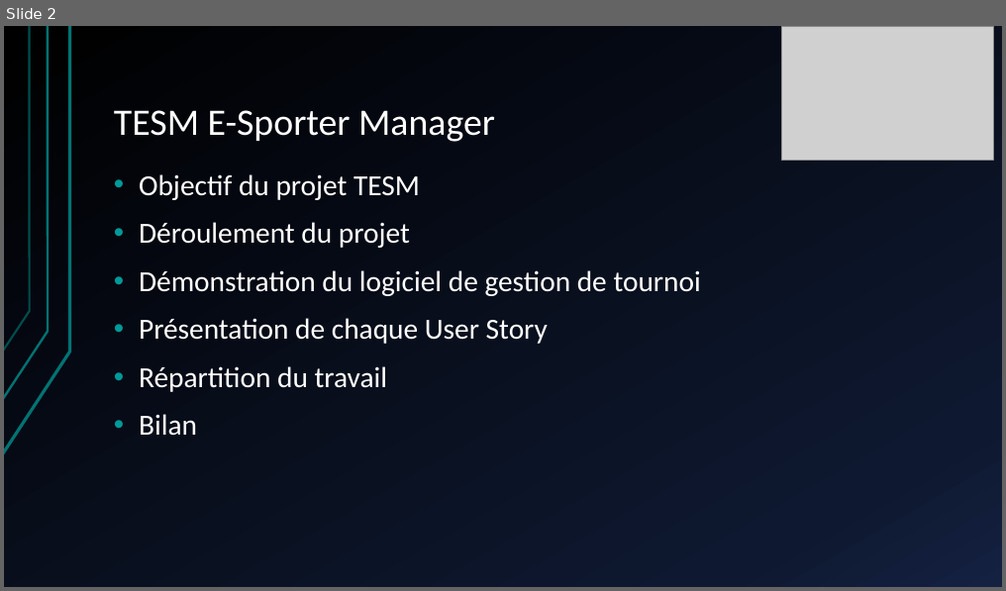
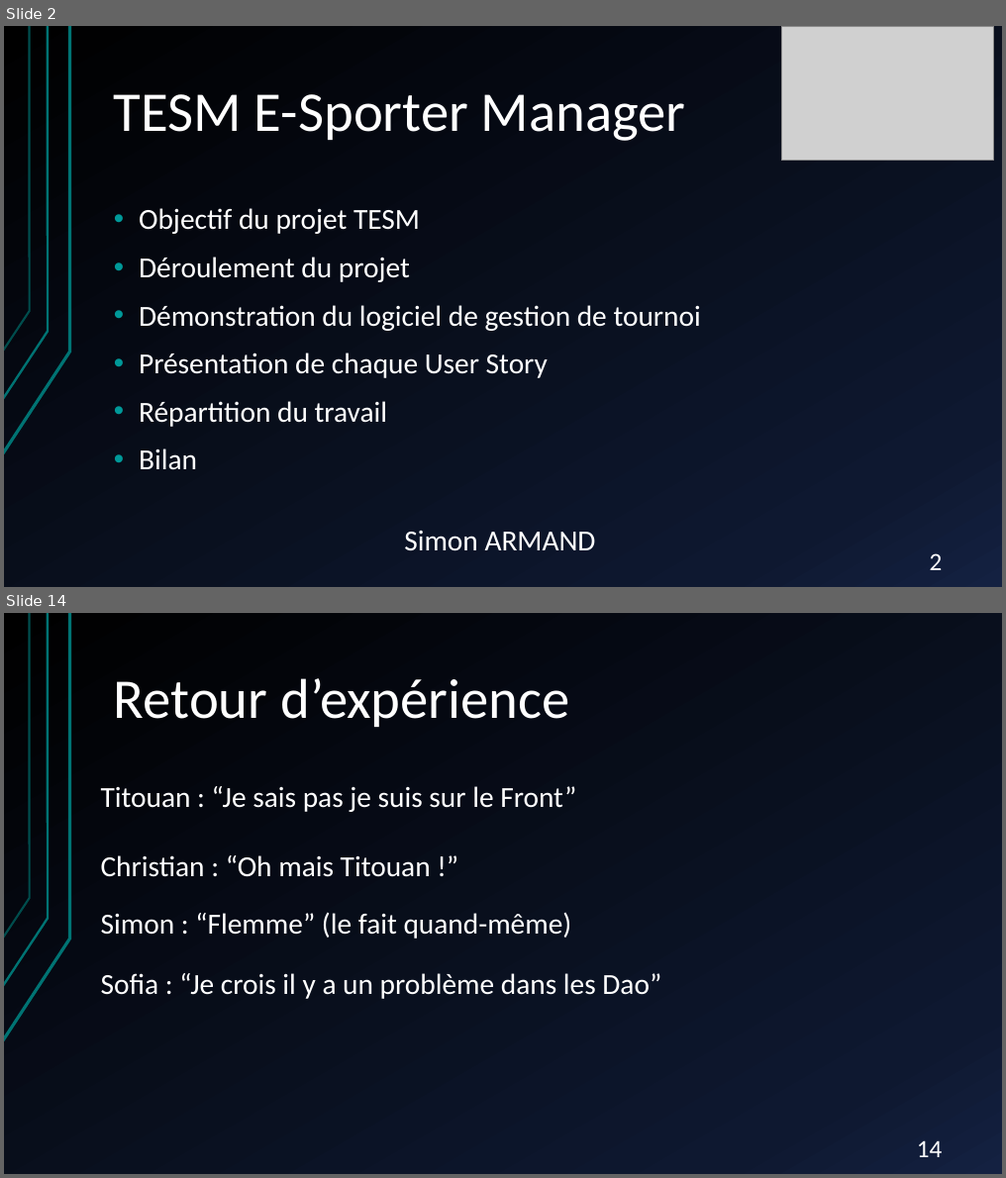
Before and after one commit to gamingdy/tesm-esport-manager, a slide deck: TESM E-Sporter Manager.pptx. Shown one above the other, each under a label of ours: slide 2 before the commit, slides 2 and 14 after it; the slides between them are not shown. The pictures are 1006x591 and 1006x1178 pixels, drawn with LibreOffice and Linux fonts; fonts in the diff are those of the drawing; grey boxes stand for pictures. Boxes give left, top, right and bottom in pixels: in the first picture for what was removed or moved away, otherwise in the second. Text is boxed around its words. In the diff, an @@ line names an element or a change of style, - is before the commit and + after.

```diff
--- a/TESM E-Sporter Manager.pptx
+++ b/TESM E-Sporter Manager.pptx
@@ slide 14 added at bbox=[4, 613, 1002, 1174], background gradient #000000 to #0F1931 to #142242; not listed: 3 template elements that a slide beside it also shows @@
@@ title added at bbox=[114, 678, 570, 727], 54 pt, text #FFFFFF @@
+Retour d’expérience
@@ text added at bbox=[101, 786, 576, 812], 28 pt, text #FFFFFF @@
+Titouan : “Je sais pas je suis sur le Front”
@@ text added at bbox=[101, 856, 431, 877], 28 pt, text #FFFFFF @@
+Christian : “Oh mais Titouan !”
@@ text added at bbox=[101, 912, 572, 939], 28 pt, text #FFFFFF @@
+Simon : “Flemme” (le fait quand-même)
@@ text added at bbox=[101, 973, 661, 999], 28 pt, text #FFFFFF @@
+Sofia : “Je crois il y a un problème dans les Dao”
@@ page number added at bbox=[917, 1141, 943, 1157], 24 pt, text #FFFFFF @@
+14
@@ slide 2 changed as well @@
@@ title "TESM E-Sporter Manager" at bbox=[114, 94, 686, 141]: size 36 to 54 pt @@
@@ text "Objectif du projet TESM": place and size @@
-text "Objectif du projet TESM" at bbox=[139, 174, 701, 436]
+text "Objectif du projet TESM" at bbox=[139, 208, 701, 471]
@@ text added at bbox=[404, 531, 596, 552], 28 pt, text #FFFFFF @@
+Simon ARMAND
@@ page number added at bbox=[930, 554, 943, 570], 24 pt, text #FFFFFF @@
+2
```
Also in this commit, not shown: 1 other slide changed, 12 other slides added, 9 slides removed.
